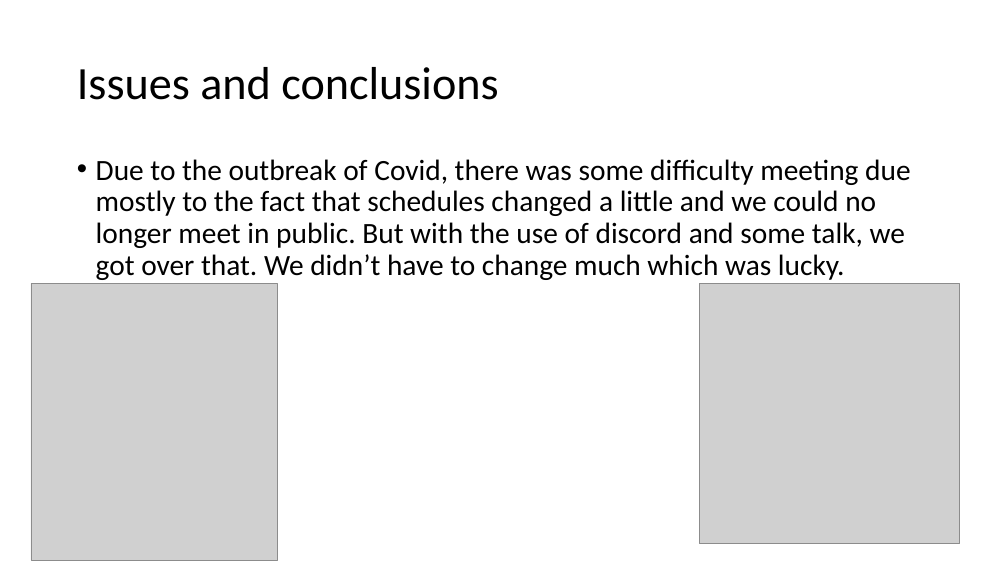
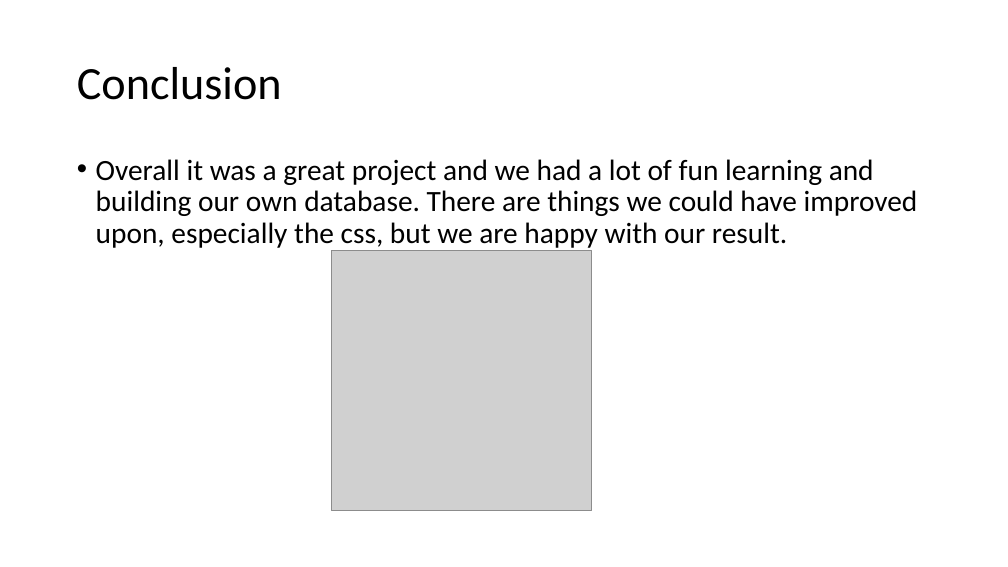
Before and after one commit to jordantiu/Pokemon_Database, a slide deck: slide 6 of Documentation/final slideshow.pptx. Drawn at 1008x567 pixels with LibreOffice and Linux fonts; fonts in the diff are those of the drawing; grey boxes stand for pictures. Boxes give left, top, right and bottom in pixels: in the first picture for what was removed or moved away, otherwise in the second. Text is boxed around its words. In the diff, an @@ line names an element or a change of style, - is before the commit and + after.

```diff
--- a/Documentation/final slideshow.pptx
+++ b/Documentation/final slideshow.pptx
@@ title at [77,67,282,100]: text changed @@
-Issues and conclusions
+Conclusion
@@ text at [96,159,918,251]: text changed @@
-• Due to the outbreak of Covid, there was some difficulty meeting due mostly to the fact that schedules changed a little and we could no longer meet in public. But with the use of discord and some talk, we got over that. We didn’t have to change much which was lucky.
+• Overall it was a great project and we had a lot of fun learning and building our own database. There are things we could have improved upon, especially the css, but we are happy with our result.
@@ picture: place and size @@
-picture at [699,284,960,544]
+picture at [331,250,591,510]
@@ picture removed at [31,284,278,560] @@
```
Also in this commit, not shown: 1 other slide changed, 3 slides added, 3 slides removed.
